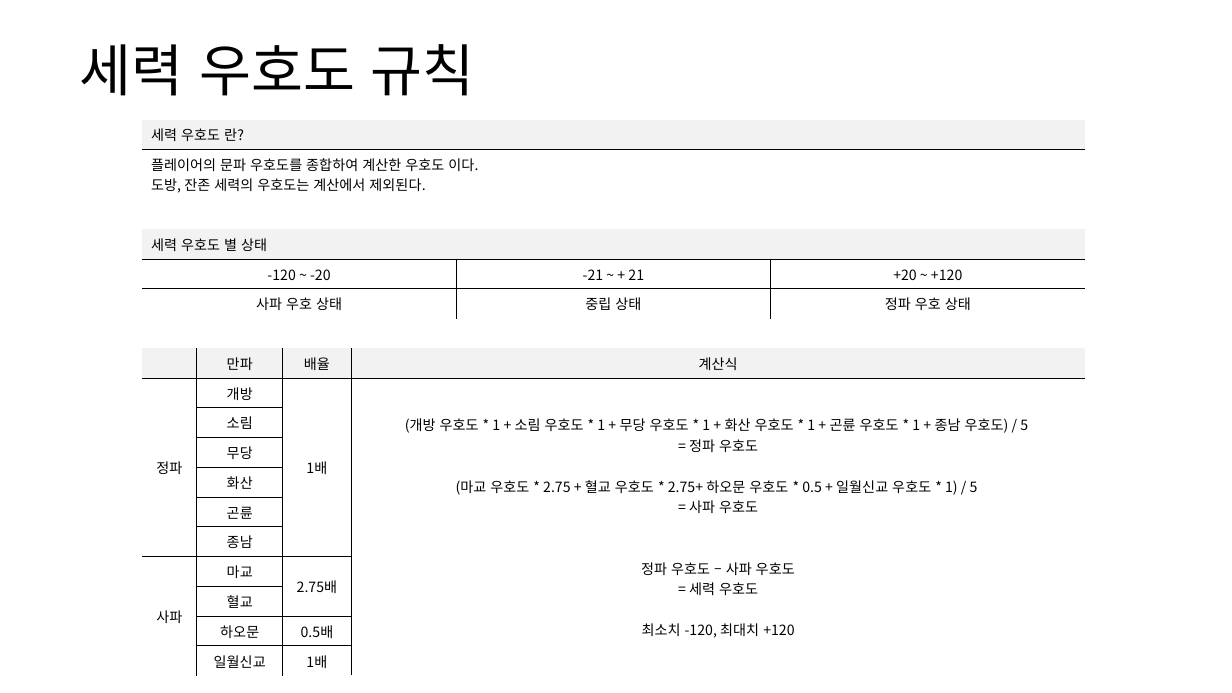
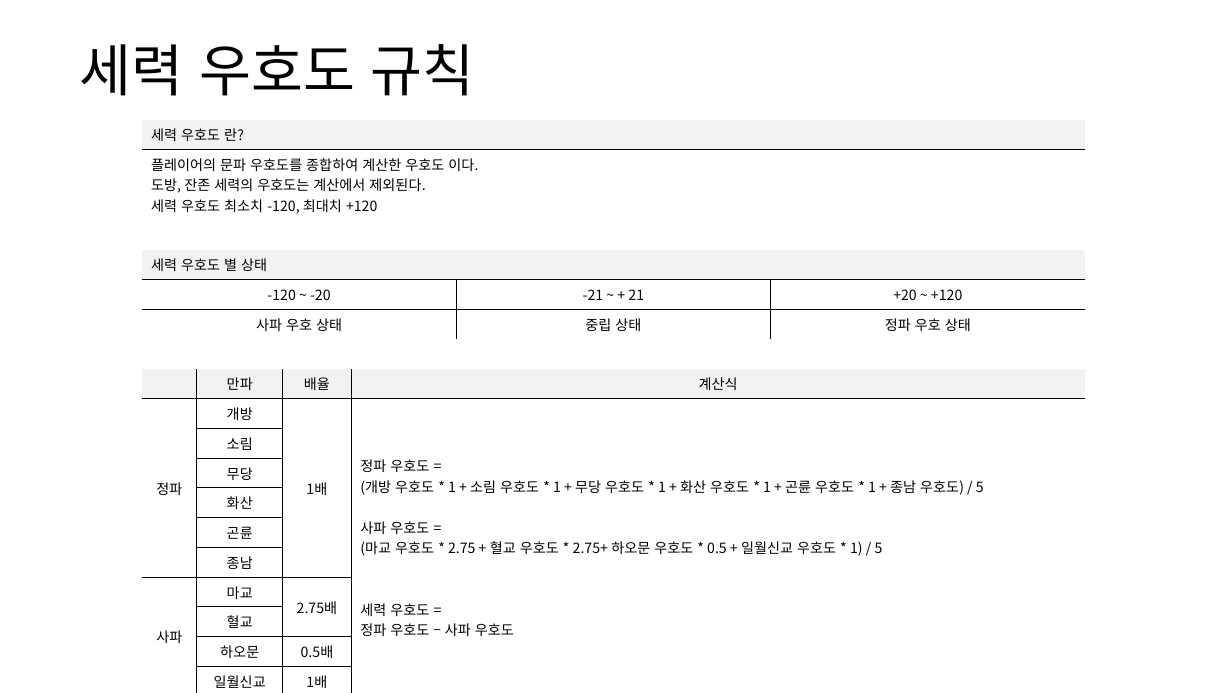
Before and after one commit to yjk0401/unityenginebasic_9th, a slide deck: slide 6 of 기획/방랑엽사전/세력 시스템 기획서.pptx. Drawn at 1232x693 pixels with LibreOffice and Linux fonts; fonts in the diff are those of the drawing. Boxes give left, top, right and bottom in pixels: in the first picture for what was removed or moved away, otherwise in the second. Text is boxed around its words. In the diff, an @@ line names an element or a change of style, - is before the commit and + after.

Commit message:
r4w4d15
ghk

```diff
--- a/기획/방랑엽사전/세력 시스템 기획서.pptx
+++ b/기획/방랑엽사전/세력 시스템 기획서.pptx
@@ table at bbox=[142, 119, 1085, 692] @@
-row 2, column 1: 플레이어의 문파 우호도를 종합하여 계산한 우호도 이다. / 도방, 잔존 세력의 우호도는 계산에서 제외된다.
+row 2, column 1: 플레이어의 문파 우호도를 종합하여 계산한 우호도 이다. / 도방, 잔존 세력의 우호도는 계산에서 제외된다. / 세력 우호도 최소치 -120, 최대치 +120
-row 9, column 4: (개방 우호도 * 1 + 소림 우호도 * 1 + 무당 우호도 * 1 + 화산 우호도 * 1 + 곤륜 우호도 * 1 + 종남 우호도) / 5 / = 정파 우호도 / (마교 우호도 * 2.75 + 혈교 우호도 * 2.75+ 하오문 우호도 * 0.5 + 일월신교 우호도 * 1) / 5 / = 사파 우호도 / 정파 우호도 – 사파 우호도 / = 세력 우호도 / 최소치 -120, 최대치 +120
+row 9, column 4: 정파 우호도 = / (개방 우호도 * 1 + 소림 우호도 * 1 + 무당 우호도 * 1 + 화산 우호도 * 1 + 곤륜 우호도 * 1 + 종남 우호도) / 5 / 사파 우호도 = / (마교 우호도 * 2.75 + 혈교 우호도 * 2.75+ 하오문 우호도 * 0.5 + 일월신교 우호도 * 1) / 5 / 세력 우호도 = / 정파 우호도 – 사파 우호도
```
Also in this commit, not shown: 4 other slides changed, 2 slides added.
